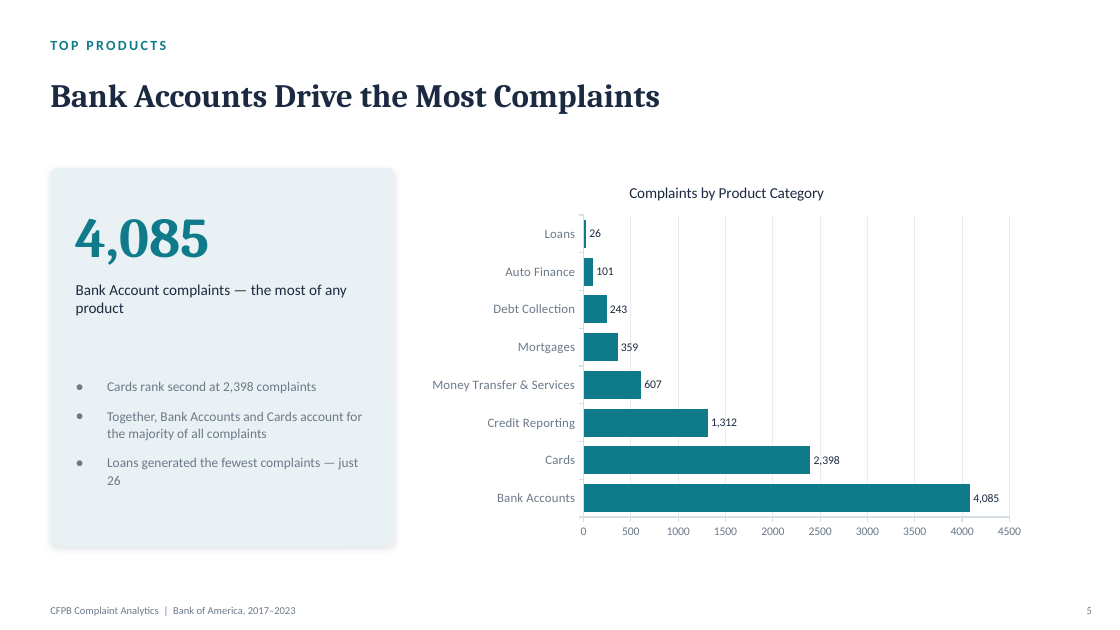
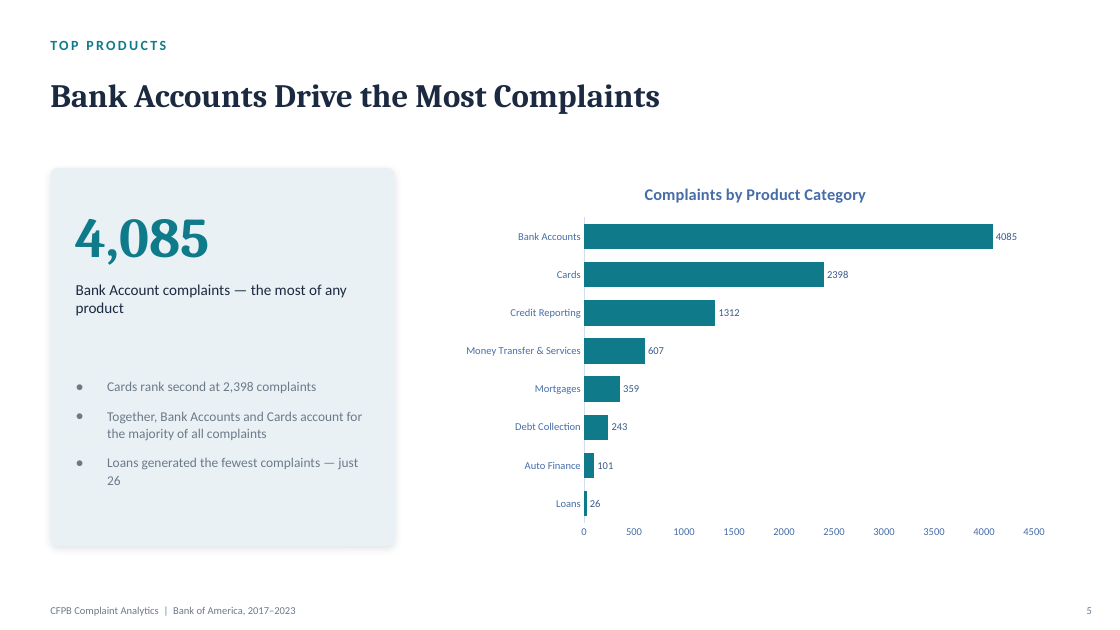
Before and after one commit to muchammadwr/consumer-financial-protection-bureau, a slide deck: slide 5 of Presentation.pptx. Drawn at 1120x630 pixels with LibreOffice and Linux fonts; fonts in the diff are those of the drawing. Boxes give left, top, right and bottom in pixels: in the first picture for what was removed or moved away, otherwise in the second. Text is boxed around its words. In the diff, an @@ line names an element or a change of style, - is before the commit and + after.

```diff
--- a/Presentation.pptx
+++ b/Presentation.pptx
@@ bar chart at box(455, 168, 1057, 546) @@
@@ title "Complaints by Product Category" to "Complaints by Product Category " @@
-categories: Bank Accounts, Cards, Credit Reporting, Money Transfer & Services, Mortgages, Debt Collection, Auto Finance, Loans
+categories: Loans, Auto Finance, Debt Collection, Mortgages, Money Transfer & Services, Credit Reporting, Cards, Bank Accounts
-Series 1: 4085, 2398, 1312, 607, 359, 243, 101, 26
+Series 1: 26, 101, 243, 359, 607, 1312, 2398, 4085
@@ data labels of Series 1 changed @@
@@ category axis changed @@
@@ value axis changed @@
@@ bar spacing changed @@
@@ bar chart: place and size @@
-bar chart at box(420, 168, 1033, 546)
+bar chart at box(455, 168, 1057, 546)
```
Also in this commit, not shown: 2 other slides changed, 4 other files.
